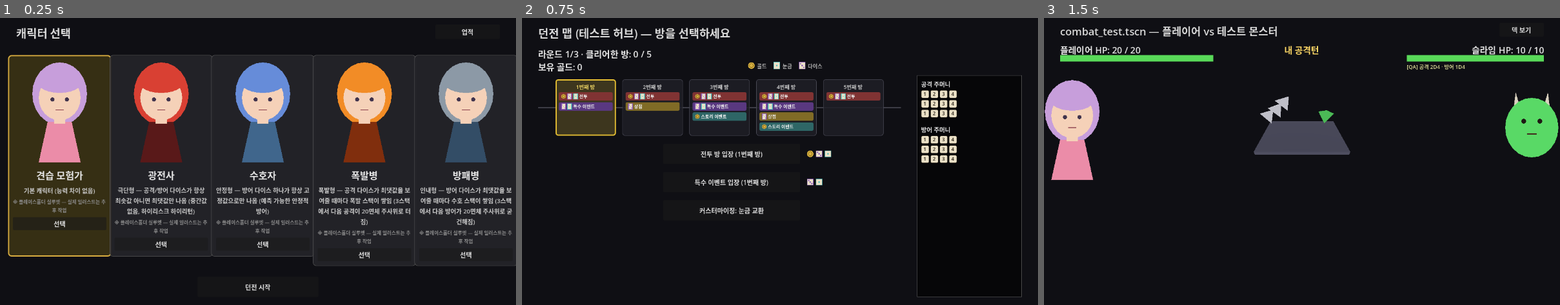
Above: before the commit, frames 1-3 (left to right).
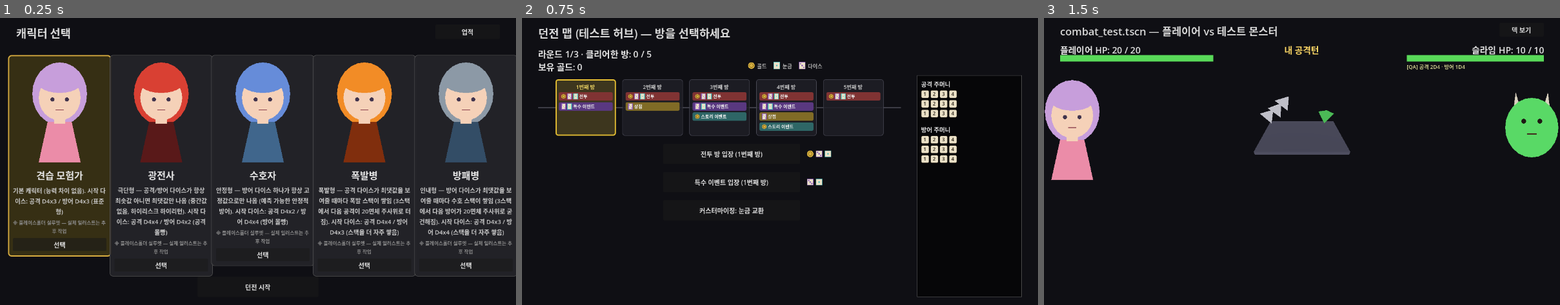
Above: after the commit, the same moments.

Repository: YGseok/ProjectD
Game: Godot game, scene res://code/scenes/character_select.tscn
Two runs of this game, one before a commit and one after it. Both use one fixed random seed, a clock stepped at 60 frames per second and the inputs below.
Inputs:
- Up to frame 1 (0.25 s): no input
- Up to frame 2 (0.75 s): click "던전 시작" at 0.5 s
- Up to frame 3 (1.5 s): click "전투 방 입장 (1번째 방)" at 1.25 s

The runs differ from the first frame. In frame 1, 3.8% of the frame differs, in the area x 2-100%, y 59-91%; in frame 2, nothing differs; in frame 3, nothing differs.

Commit message:
feat: 캐릭터별 시작 다이스 개수 차별화
INBOX.md 피드백("캐릭터별 개성/스타일에 맞추어 시작 주사위를 다르게 한다")
반영. character_profiles.gd의 PROFILES 5종에 attack_count/defense_count를
추가해 공격/방어 다이스 개수 배분을 기믹 방향에 맞게 차별화(면 개수는 D4로
동일 유지) — 광전사 4/2(공격 몰빵), 수호자 2/4(방어 몰빵), 폭발병 4/3,
방패병 3/4(각각 스택을 더 자주 쌓게). run_state.gd의 reset_run()이 이 필드로
주머니 크기를 정하도록 수정. dice_test.gd에 5종 전부의 개수 검증 추가,
DESIGN.md/STATUS.md/INBOX.md 문서 갱신.

Diff:
--- a/code/scenes/dice_test.gd
+++ b/code/scenes/dice_test.gd
@@ -1670,6 +1670,18 @@
 		RunState.character_id, faces_no_middle_ok, "OK" if (id_ok and faces_no_middle_ok) else "FAIL"
 	])
 
+	# INBOX.md 2026-09-14 "캐릭터별 시작 주사위를 다르게 한다" — 각 캐릭터의 시작
+	# 공격/방어 다이스 개수가 character_profiles.gd의 attack_count/defense_count와
+	# 일치해야 한다(광전사=공격4/방어2, novice/기본값=3/3과 달라야 차별화가 된 것).
+	var berserker_count_ok: bool = (
+		RunState.player_attack_bag.count == 4 and RunState.player_defense_bag.count == 2
+	)
+	ok = berserker_count_ok and ok
+	lines.append("  reset_run(berserker) 시작 다이스 개수: 공격=%d(기대 4) 방어=%d(기대 2) -> %s" % [
+		RunState.player_attack_bag.count, RunState.player_defense_bag.count,
+		"OK" if berserker_count_ok else "FAIL"
+	])
+
 	# RunState.reset_run("guardian"): 방어 다이스 0번째만 고정값(3)이고, 나머지(1,2번째)는
 	# 표준 D4([1,2,3,4])로 그대로 남아 있어야 한다("다이스 하나만" 고정 — 전체가 아님).
 	RunState.reset_run("guardian")
@@ -1689,6 +1701,14 @@
 		RunState.player_defense_bag.dice[0], expected_value,
 		"OK" if (guardian_id_ok and die0_fixed_ok and other_dice_standard_ok and attack_bag_unaffected_ok) else "FAIL"
 	])
+	var guardian_count_ok: bool = (
+		RunState.player_attack_bag.count == 2 and RunState.player_defense_bag.count == 4
+	)
+	ok = guardian_count_ok and ok
+	lines.append("  reset_run(guardian) 시작 다이스 개수: 공격=%d(기대 2) 방어=%d(기대 4) -> %s" % [
+		RunState.player_attack_bag.count, RunState.player_defense_bag.count,
+		"OK" if guardian_count_ok else "FAIL"
+	])
 
 	# reset_run()을 인자 없이 부르면(패배 후 재시작 등 기존 호출부와 동일한 사용법)
 	# 직전에 고른 캐릭터(guardian)를 유지한 채 새 주머니에 기믹을 다시 적용해야 한다.
@@ -1718,6 +1738,14 @@
 	lines.append("  reset_run(explosive): character_id=%s 공격/방어 주머니 표준 유지(정적 개조 없음)=%s -> %s" % [
 		RunState.character_id, explosive_bags_standard_ok, "OK" if (explosive_id_ok and explosive_bags_standard_ok) else "FAIL"
 	])
+	var explosive_count_ok: bool = (
+		RunState.player_attack_bag.count == 4 and RunState.player_defense_bag.count == 3
+	)
+	ok = explosive_count_ok and ok
+	lines.append("  reset_run(explosive) 시작 다이스 개수: 공격=%d(기대 4) 방어=%d(기대 3) -> %s" % [
+		RunState.player_attack_bag.count, RunState.player_defense_bag.count,
+		"OK" if explosive_count_ok else "FAIL"
+	])
 
 	# "방패병"(guard_stack)도 explosive_stack과 마찬가지로 정적 다이스 개조가 없는
 	# 기믹 — reset_run()이 만든 새 주머니는 표준 D4x3 그대로여야 한다(같은 이유로 실제
@@ -1731,6 +1759,27 @@
 	ok = shieldbearer_id_ok and shieldbearer_bags_standard_ok and ok
 	lines.append("  reset_run(shieldbearer): character_id=%s 공격/방어 주머니 표준 유지(정적 개조 없음)=%s -> %s" % [
 		RunState.character_id, shieldbearer_bags_standard_ok, "OK" if (shieldbearer_id_ok and shieldbearer_bags_standard_ok) else "FAIL"
+	])
+	var shieldbearer_count_ok: bool = (
+		RunState.player_attack_bag.count == 3 and RunState.player_defense_bag.count == 4
+	)
+	ok = shieldbearer_count_ok and ok
+	lines.append("  reset_run(shieldbearer) 시작 다이스 개수: 공격=%d(기대 3) 방어=%d(기대 4) -> %s" % [
+		RunState.player_attack_bag.count, RunState.player_defense_bag.count,
+		"OK" if shieldbearer_count_ok else "FAIL"
+	])
+
+	# novice(빈 문자열/미정의 id 포함)는 기존과 같이 표준 3/3을 유지해야 한다(회귀 방지 —
+	# attack_count/defense_count 필드가 없는 프로필에도 reset_run()의 profile.get() 폴백이
+	# 여전히 3/3을 주는지 확인).
+	RunState.reset_run("novice")
+	var novice_count_ok: bool = (
+		RunState.player_attack_bag.count == 3 and RunState.player_defense_bag.count == 3
+	)
+	ok = novice_count_ok and ok
+	lines.append("  reset_run(novice) 시작 다이스 개수: 공격=%d(기대 3) 방어=%d(기대 3) -> %s" % [
+		RunState.player_attack_bag.count, RunState.player_defense_bag.count,
+		"OK" if novice_count_ok else "FAIL"
 	])
 
 	RunState.reset_run(character_backup)
--- a/code/systems/character_profiles.gd
+++ b/code/systems/character_profiles.gd
@@ -24,6 +24,18 @@
 ## 이름/컨셉/기믹 배정은 INBOX.md가 "AI가 제안해도 됨"이라고 허용한 것을 따름 —
 ## 사람이 다른 이름/배정을 원하면 이 배열만 고치면 됨.
 ##
+## "attack_count"/"defense_count": INBOX.md 2026-09-14 "캐릭터별 현재 개성 및 스타일에
+## 맞추어 시작 주사위를 다르게 한다" 반영. 기존에는 5종 전부 표준 D4x3/D4x3로 동일해서
+## "기믹"만 다르고 시작 다이스 구성 자체는 차이가 없었다. 이제 각 캐릭터의 기믹 방향에
+## 맞춰 공격/방어 다이스 개수 배분을 다르게 준다(면 개수는 DESIGN.md가 확정한 시작
+## D4를 5종 전부 그대로 유지 — 면 개수까지 다르게 하는 건 별도 결정 필요). 값을 생략하면
+## RunState.reset_run()이 기존 기본값(3/3)으로 폴백한다. DiceBag.MAX_DICE(=6)보다 항상
+## 작게 잡아 캡에 안 걸림. 배분 근거(감으로 잡은 잠정값, 재조정 가능):
+##   - 광전사(berserker, 극단형/하이리스크): 공격 4 / 방어 2 — "공격에 몰빵"
+##   - 수호자(guardian, 안정형/방어): 공격 2 / 방어 4 — 광전사와 대칭
+##   - 폭발병(explosive, 공격 다이스 최댓값 스택): 공격 4 / 방어 3 — 스택을 더 자주 쌓게
+##   - 방패병(shieldbearer, 방어 다이스 최댓값 스택): 공격 3 / 방어 4 — 폭발병과 대칭
+##
 ## "gimmick" 필드 값:
 ##   ""              : 기믹 없음 (기존 "견습 모험가")
 ##   "min_max_only"  : 공격+방어 다이스 전부 DiceBag.force_min_max_faces() 적용
@@ -42,40 +54,50 @@
 	{
 		"id": "novice",
 		"name": "견습 모험가",
-		"desc": "기본 캐릭터 (능력 차이 없음)",
+		"desc": "기본 캐릭터 (능력 차이 없음). 시작 다이스: 공격 D4x3 / 방어 D4x3 (표준형)",
 		"gimmick": "",
+		"attack_count": 3,
+		"defense_count": 3,
 		"hair_color": Color(0.78, 0.62, 0.86),
 		"dress_color": Color(0.92, 0.55, 0.66),
 	},
 	{
 		"id": "berserker",
 		"name": "광전사",
-		"desc": "극단형 — 공격/방어 다이스가 항상 최솟값 아니면 최댓값만 나옴 (중간값 없음, 하이리스크 하이리턴)",
+		"desc": "극단형 — 공격/방어 다이스가 항상 최솟값 아니면 최댓값만 나옴 (중간값 없음, 하이리스크 하이리턴). 시작 다이스: 공격 D4x4 / 방어 D4x2 (공격 몰빵)",
 		"gimmick": "min_max_only",
+		"attack_count": 4,
+		"defense_count": 2,
 		"hair_color": Color(0.85, 0.25, 0.2),
 		"dress_color": Color(0.35, 0.1, 0.1),
 	},
 	{
 		"id": "guardian",
 		"name": "수호자",
-		"desc": "안정형 — 방어 다이스 하나가 항상 고정값으로만 나옴 (예측 가능한 안정적 방어)",
+		"desc": "안정형 — 방어 다이스 하나가 항상 고정값으로만 나옴 (예측 가능한 안정적 방어). 시작 다이스: 공격 D4x2 / 방어 D4x4 (방어 몰빵)",
 		"gimmick": "fixed_defense_die",
+		"attack_count": 2,
+		"defense_count": 4,
 		"hair_color": Color(0.4, 0.55, 0.85),
 		"dress_color": Color(0.25, 0.4, 0.55),
 	},
 	{
 		"id": "explosive",
 		"name": "폭발병",
-		"desc": "폭발형 — 공격 다이스가 최댓값을 보여줄 때마다 폭발 스택이 쌓임 (3스택에서 다음 공격이 20면체 주사위로 터짐)",
+		"desc": "폭발형 — 공격 다이스가 최댓값을 보여줄 때마다 폭발 스택이 쌓임 (3스택에서 다음 공격이 20면체 주사위로 터짐). 시작 다이스: 공격 D4x4 / 방어 D4x3 (스택을 더 자주 쌓음)",
 		"gimmick": "explosive_stack",
+		"attack_count": 4,
+		"defense_count": 3,
 		"hair_color": Color(0.95, 0.55, 0.15),
 		"dress_color": Color(0.5, 0.18, 0.05),
 	},
 	{
 		"id": "shieldbearer",
 		"name": "방패병",
-		"desc": "인내형 — 방어 다이스가 최댓값을 보여줄 때마다 수호 스택이 쌓임 (3스택에서 다음 방어가 20면체 주사위로 굳건해짐)",
+		"desc": "인내형 — 방어 다이스가 최댓값을 보여줄 때마다 수호 스택이 쌓임 (3스택에서 다음 방어가 20면체 주사위로 굳건해짐). 시작 다이스: 공격 D4x3 / 방어 D4x4 (스택을 더 자주 쌓음)",
 		"gimmick": "guard_stack",
+		"attack_count": 3,
+		"defense_count": 4,
 		"hair_color": Color(0.55, 0.6, 0.65),
 		"dress_color": Color(0.2, 0.3, 0.4),
 	},
--- a/code/systems/run_state.gd
+++ b/code/systems/run_state.gd
@@ -80,8 +80,9 @@
 	round_index = 1
 	gold = 0
 	shop_visits = 0
-	player_attack_bag = DiceBag.new(4, 3)
-	player_defense_bag = DiceBag.new(4, 3)
+	var profile := CharacterProfiles.get_profile(character_id)
+	player_attack_bag = DiceBag.new(4, profile.get("attack_count", 3))
+	player_defense_bag = DiceBag.new(4, profile.get("defense_count", 3))
 	pip_inventory = []
 	die_inventory = []
 	_apply_character_gimmick()
Not shown, changed: docs/DESIGN.md
Not shown, changed: docs/INBOX_ARCHIVE.md
Not shown, changed: docs/STATUS.md
Not shown, changed: docs/STATUS_ARCHIVE.md
Not shown, changed: docs/feedback/INBOX.md
